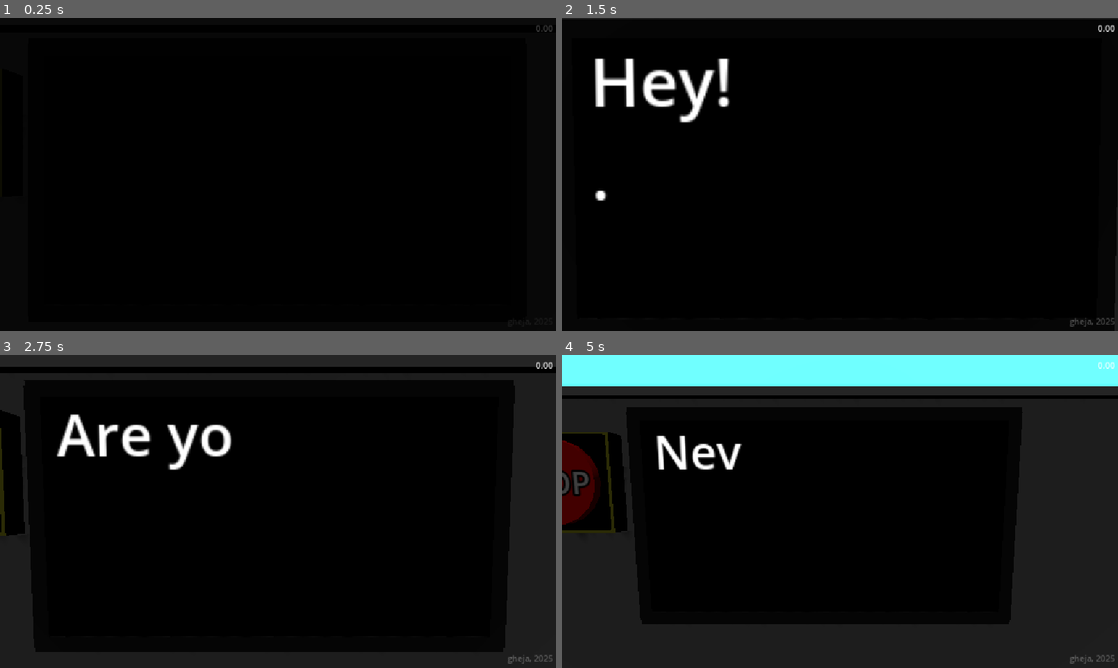
Above: before the commit, frames 1-4 (two rows, left to right).
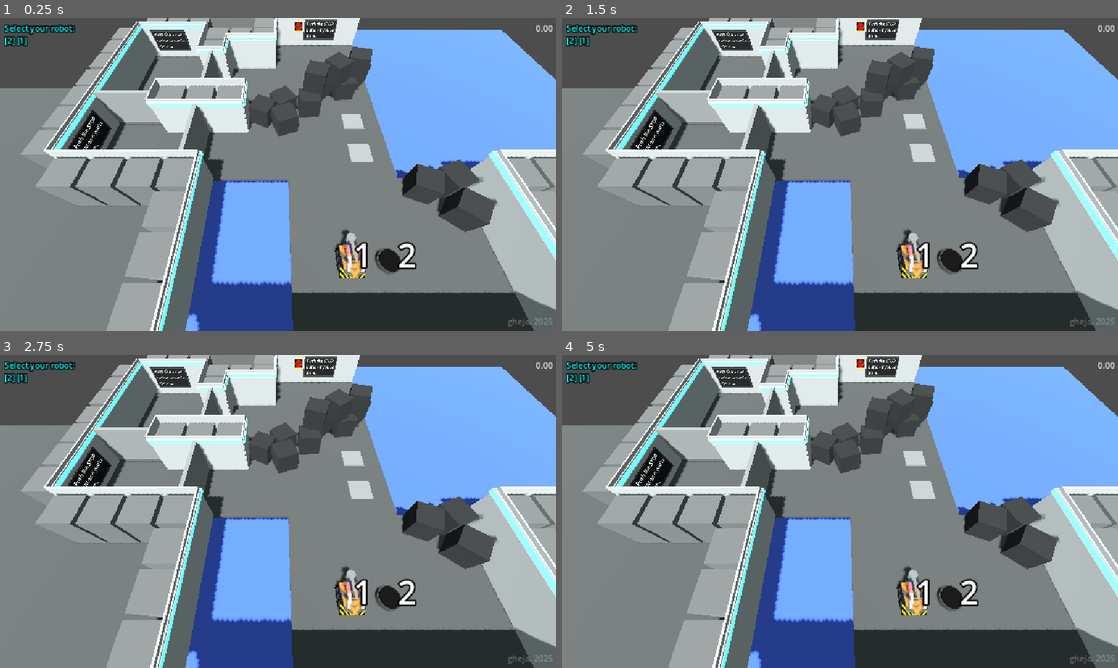
Above: after the commit, the same moments.

Repository: gheja/bot-loop
Game: Godot game, scene res://scenes/main_scene.tscn
The game is run twice, just before and just after one commit, with the same random seed, the same clock (stepped at 60 frames per second) and the same inputs.
Inputs (mouse positions are in pixels of both pictures, inside the frame that each line leads up to):
- Up to frame 1 (0.25 s): no input
- Up to frame 2 (1.5 s): tap Enter at 0.5 s; move the mouse to (962, 158) at 0.52 s; hold D (move_right) 0.53-1.28 s; tap E (action_primary) at 0.6, 1.35 s; move the mouse to (812, 174) at 1.27 s; hold W (move_up) from 1.28 s (still down)
- Up to frame 3 (2.75 s): keep holding W (move_up); move the mouse to (289, 505) at 2.02 s; tap E (action_primary) at 2.1 s
- Up to frame 4 (5 s): keep holding W (move_up); move the mouse to (834, 517) at 2.77 s; tap E (action_primary) at 2.85, 3.6, 4.35 s; move the mouse to (878, 514) at 3.52 s; move the mouse to (795, 508) at 4.27 s

The runs differ from the first frame. In frame 1, 99% of the frame differs, in the area x 0-100%, y 0-100%; in frame 2, 99%; in frame 3, 96%; in frame 4, 94%.

Commit message:
Added level 5

Diff:
--- /dev/null
+++ b/src/scenes/level_5.tscn
@@ -0,0 +1,261 @@
+[gd_scene load_steps=17 format=3 uid="uid://db6uxpun5wt7i"]
+
+[ext_resource type="PackedScene" uid="uid://cpmkcymc6dshv" path="res://scenes/level_base.tscn" id="1_jwrea"]
+[ext_resource type="PackedScene" uid="uid://cdv8qqvqawyeh" path="res://objects/object_floor.tscn" id="2_ls1u8"]
+[ext_resource type="PackedScene" uid="uid://b0j66nromh6k6" path="res://objects/object_water.tscn" id="3_i670b"]
+[ext_resource type="PackedScene" uid="uid://2l7r5ndv1t6j" path="res://objects/object_wall_corner.tscn" id="4_csif5"]
+[ext_resource type="PackedScene" uid="uid://cyh8e8m3vwrml" path="res://objects/object_wall.tscn" id="5_vds1t"]
+[ext_resource type="PackedScene" uid="uid://dnnjjb6md5gvt" path="res://objects/object_stop_button.tscn" id="6_5bvhu"]
+[ext_resource type="PackedScene" uid="uid://b82gg0yds1jf3" path="res://objects/object_display.tscn" id="7_ishhe"]
+[ext_resource type="PackedScene" uid="uid://3wl85awysc5m" path="res://objects/object_interactive_button.tscn" id="8_gnwwf"]
+[ext_resource type="PackedScene" uid="uid://tnxcmgvwwnw7" path="res://objects/object_door.tscn" id="9_vorqn"]
+[ext_resource type="PackedScene" uid="uid://b7uql7ksjs0rd" path="res://objects/object_box.tscn" id="10_5kbkd"]
+[ext_resource type="PackedScene" uid="uid://cxs1llio4hg3y" path="res://objects/object_block.tscn" id="11_u1mn7"]
+[ext_resource type="PackedScene" uid="uid://fbuqkwk1smo1" path="res://objects/player_character_roomba.tscn" id="13_mnrma"]
+[ext_resource type="PackedScene" uid="uid://vtcyr4a4c47f" path="res://objects/player_character_bot_hammer.tscn" id="14_j5pwc"]
+[ext_resource type="PackedScene" uid="uid://cuexic5juyqd2" path="res://objects/object_wall_triple.tscn" id="15_ls1u8"]
+[ext_resource type="PackedScene" uid="uid://b37h2avn4etba" path="res://objects/object_block_ramp.tscn" id="15_nrec3"]
+[ext_resource type="PackedScene" uid="uid://slrmkmjxe0mo" path="res://objects/object_wall_double.tscn" id="16_i670b"]
+
+[node name="Level5" type="Node3D"]
+
+[node name="LevelBase" parent="." instance=ExtResource("1_jwrea")]
+transform = Transform3D(1.00179, 0, 0, 0, 1.00179, 0, 0, 0, 1.00179, 0, 0, 0)
+
+[node name="ObjectFloor" parent="LevelBase/LevelObjectContainer" index="0" instance=ExtResource("2_ls1u8")]
+transform = Transform3D(22.055, 0, 0, 0, 22.055, 0, 0, 0, 22.055, 14.9732, 0, 9.98213)
+
+[node name="ObjectFloor3" parent="LevelBase/LevelObjectContainer" index="1" instance=ExtResource("2_ls1u8")]
+transform = Transform3D(22.055, 0, 0, 0, 22.055, 0, 0, 0, 22.055, 2.71312e-05, 0, -11.9786)
+metadata/_edit_lock_ = true
+
+[node name="ObjectFloor2" parent="LevelBase/LevelObjectContainer" index="2" instance=ExtResource("2_ls1u8")]
+transform = Transform3D(22.055, 0, 0, 0, 22.055, 0, 0, 0, 22.055, -12.9768, 0, 0.998213)
+
+[node name="ObjectWater" parent="LevelBase/LevelObjectContainer" index="3" instance=ExtResource("3_i670b")]
+transform = Transform3D(22, 0, 0, 0, 22, 0, 0, 0, 22, 6.51816, -0.998213, 0.616546)
+
+[node name="ObjectWater2" parent="LevelBase/LevelObjectContainer" index="4" instance=ExtResource("3_i670b")]
+transform = Transform3D(22, 0, 0, 0, 22, 0, 0, 0, 22, 19.4949, -0.998213, -11.362)
+
+[node name="ObjectWallCorner2" parent="LevelBase/LevelObjectContainer" index="5" instance=ExtResource("4_csif5")]
+transform = Transform3D(-4.37114e-08, 0, 0.999999, 0, 0.999999, 0, -0.999999, 0, -4.37114e-08, -1.99642, 0, -0.0035709)
+
+[node name="ObjectWallCorner7" parent="LevelBase/LevelObjectContainer" index="6" instance=ExtResource("4_csif5")]
+transform = Transform3D(1, 0, -2.12782e-14, 0, 1, 0, 2.12782e-14, 0, 1, 1.99643, 0, -13.9786)
+
+[node name="ObjectWallCorner5" parent="LevelBase/LevelObjectContainer" index="7" instance=ExtResource("4_csif5")]
+transform = Transform3D(-1, 0, 8.74228e-08, 0, 1, 0, -8.74228e-08, 0, -1, 15.9714, 0, 0)
+
+[node name="ObjectWall2" parent="LevelBase/LevelObjectContainer" index="8" instance=ExtResource("5_vds1t")]
+transform = Transform3D(1.31134e-07, 0, 0.999999, 0, 0.999999, 0, -0.999999, 0, 1.31134e-07, -9.98571, 0, -3.99285)
+
+[node name="ObjectWall3" parent="LevelBase/LevelObjectContainer" index="9" instance=ExtResource("5_vds1t")]
+transform = Transform3D(1.31134e-07, 0, 0.999999, 0, 0.999999, 0, -0.999999, 0, 1.31134e-07, -9.98571, 0, -5.98928)
+
+[node name="ObjectWall5" parent="LevelBase/LevelObjectContainer" index="10" instance=ExtResource("5_vds1t")]
+transform = Transform3D(1.31134e-07, 0, 0.999999, 0, 0.999999, 0, -0.999999, 0, 1.31134e-07, -9.98571, 0, -7.9857)
+
+[node name="ObjectWall6" parent="LevelBase/LevelObjectContainer" index="11" instance=ExtResource("5_vds1t")]
+transform = Transform3D(1.31134e-07, 0, 0.999999, 0, 0.999999, 0, -0.999999, 0, 1.31134e-07, -9.98571, 0, -9.98213)
+
+[node name="ObjectWall7" parent="LevelBase/LevelObjectContainer" index="12" instance=ExtResource("5_vds1t")]
+transform = Transform3D(1.31134e-07, 0, 0.999998, 0, 0.999998, 0, -0.999998, 0, 1.31134e-07, -9.98571, 0, -11.9786)
+
+[node name="ObjectWall8" parent="LevelBase/LevelObjectContainer" index="13" instance=ExtResource("5_vds1t")]
+transform = Transform3D(1.31134e-07, 0, 0.999998, 0, 0.999998, 0, -0.999998, 0, 1.31134e-07, -9.9857, 0, -13.975)
+
+[node name="ObjectWall9" parent="LevelBase/LevelObjectContainer" index="14" instance=ExtResource("5_vds1t")]
+transform = Transform3D(1.31134e-07, 0, 0.999998, 0, 0.999998, 0, -0.999998, 0, 1.31134e-07, 1.99285, 0, -15.9714)
+
+[node name="ObjectWall14" parent="LevelBase/LevelObjectContainer" index="15" instance=ExtResource("5_vds1t")]
+transform = Transform3D(0.999999, 0, -1.18996e-07, 0, 0.999998, 0, 1.18996e-07, 0, 0.999999, -0.00357298, 0, -13.975)
+
+[node name="ObjectWall29" parent="LevelBase/LevelObjectContainer" index="16" instance=ExtResource("5_vds1t")]
+transform = Transform3D(-1.62707e-07, 0, -0.999998, 0, 0.999997, 0, 0.999998, 0, -1.62707e-07, -2, 0, -13.975)
+
+[node name="ObjectWall30" parent="LevelBase/LevelObjectContainer" index="17" instance=ExtResource("5_vds1t")]
+transform = Transform3D(0.999998, 0, -1.18996e-07, 0, 0.999997, 0, 1.18996e-07, 0, 0.999998, -3.99643, 0, -15.9714)
+
+[node name="ObjectWall31" parent="LevelBase/LevelObjectContainer" index="18" instance=ExtResource("5_vds1t")]
+transform = Transform3D(0.999998, 0, -1.18996e-07, 0, 0.999997, 0, 1.18996e-07, 0, 0.999998, -5.99285, 0, -15.9714)
+
+[node name="ObjectWall32" parent="LevelBase/LevelObjectContainer" index="19" instance=ExtResource("5_vds1t")]
+transform = Transform3D(0.999998, 0, -1.18996e-07, 0, 0.999997, 0, 1.18996e-07, 0, 0.999998, -7.98928, 0, -15.9714)
+
+[node name="ObjectWall24" parent="LevelBase/LevelObjectContainer" index="20" instance=ExtResource("5_vds1t")]
+transform = Transform3D(0.999998, 0, -1.18996e-07, 0, 0.999998, 0, 1.18996e-07, 0, 0.999998, 3.98928, 0, -17.9678)
+
+[node name="ObjectWall39" parent="LevelBase/LevelObjectContainer" index="21" instance=ExtResource("5_vds1t")]
+transform = Transform3D(0.999997, 0, -1.18996e-07, 0, 0.999997, 0, 1.18996e-07, 0, 0.999997, 5.98571, 0, -17.9678)
+
+[node name="ObjectWall40" parent="LevelBase/LevelObjectContainer" index="22" instance=ExtResource("5_vds1t")]
+transform = Transform3D(0.999997, 0, -1.18996e-07, 0, 0.999997, 0, 1.18996e-07, 0, 0.999997, 7.98213, 0, -17.9678)
+
+[node name="ObjectWall25" parent="LevelBase/LevelObjectContainer" index="23" instance=ExtResource("5_vds1t")]
+transform = Transform3D(0.999998, 0, -1.18996e-07, 0, 0.999998, 0, 1.18996e-07, 0, 0.999998, 9.97856, 0, -17.9678)
+
+[node name="ObjectWall4" parent="LevelBase/LevelObjectContainer" index="24" instance=ExtResource("5_vds1t")]
+transform = Transform3D(-4.37114e-08, 0, 1, 0, 1, 0, -1, 0, -4.37114e-08, -9.98928, 0, -1.99643)
+
+[node name="ObjectWall10" parent="LevelBase/LevelObjectContainer" index="25" instance=ExtResource("5_vds1t")]
+transform = Transform3D(-4.37114e-08, 0, 1, 0, 1, 0, -1, 0, -4.37114e-08, -2.00357, 0, 1.99647)
+
+[node name="ObjectWall11" parent="LevelBase/LevelObjectContainer" index="26" instance=ExtResource("5_vds1t")]
+transform = Transform3D(-4.37114e-08, 0, 1, 0, 1, 0, -1, 0, -4.37114e-08, -2.00357, 0, 3.99287)
+
+[node name="ObjectWall12" parent="LevelBase/LevelObjectContainer" index="27" instance=ExtResource("5_vds1t")]
+transform = Transform3D(-4.37114e-08, 0, 0.999999, 0, 0.999999, 0, -0.999999, 0, -4.37114e-08, -2.00357, 0, 5.98927)
+
+[node name="ObjectWall16" parent="LevelBase/LevelObjectContainer" index="28" instance=ExtResource("5_vds1t")]
+transform = Transform3D(-0.999999, 0, -8.74227e-08, 0, 0.999999, 0, 8.74227e-08, 0, -0.999999, -0.0071437, 0, 7.9857)
+
+[node name="ObjectWall17" parent="LevelBase/LevelObjectContainer" index="29" instance=ExtResource("5_vds1t")]
+transform = Transform3D(-0.999999, 0, -8.74227e-08, 0, 0.999999, 0, 8.74227e-08, 0, -0.999999, 17.9607, 0, -7.19927e-06)
+
+[node name="ObjectWall36" parent="LevelBase/LevelObjectContainer" index="30" instance=ExtResource("5_vds1t")]
+transform = Transform3D(-0.999999, 0, -8.74227e-08, 0, 0.999999, 0, 8.74227e-08, 0, -0.999999, 11.9714, 0, 7.9857)
+
+[node name="ObjectWall37" parent="LevelBase/LevelObjectContainer" index="31" instance=ExtResource("5_vds1t")]
+transform = Transform3D(-0.999999, 0, -8.74227e-08, 0, 0.999999, 0, 8.74227e-08, 0, -0.999999, 9.97495, 0, 7.9857)
+
+[node name="ObjectWall38" parent="LevelBase/LevelObjectContainer" index="32" instance=ExtResource("5_vds1t")]
+transform = Transform3D(-0.999998, 0, -8.74227e-08, 0, 0.999998, 0, 8.74227e-08, 0, -0.999998, 7.97852, 0, 7.9857)
+
+[node name="ObjectWall28" parent="LevelBase/LevelObjectContainer" index="33" instance=ExtResource("5_vds1t")]
+transform = Transform3D(-0.999999, 0, -8.74227e-08, 0, 0.999999, 0, 8.74227e-08, 0, -0.999999, 13.9678, 0, 7.9857)
+
+[node name="ObjectWall18" parent="LevelBase/LevelObjectContainer" index="34" instance=ExtResource("5_vds1t")]
+transform = Transform3D(-0.999999, 0, -8.74227e-08, 0, 0.999999, 0, 8.74227e-08, 0, -0.999999, 1.98928, 0, 7.9857)
+
+[node name="ObjectWall33" parent="LevelBase/LevelObjectContainer" index="35" instance=ExtResource("5_vds1t")]
+transform = Transform3D(-0.999999, 0, -8.74227e-08, 0, 0.999999, 0, 8.74227e-08, 0, -0.999999, -4, 0, -5.23584e-06)
+
+[node name="ObjectWall34" parent="LevelBase/LevelObjectContainer" index="36" instance=ExtResource("5_vds1t")]
+transform = Transform3D(-0.999999, 0, -8.74227e-08, 0, 0.999999, 0, 8.74227e-08, 0, -0.999999, -5.99642, 0, -5.23584e-06)
+
+[node name="ObjectWall35" parent="LevelBase/LevelObjectContainer" index="37" instance=ExtResource("5_vds1t")]
+transform = Transform3D(-0.999999, 0, -8.74227e-08, 0, 0.999999, 0, 8.74227e-08, 0, -0.999999, -7.99285, 0, -5.23584e-06)
+
+[node name="ObjectWall19" parent="LevelBase/LevelObjectContainer" index="38" instance=ExtResource("5_vds1t")]
+transform = Transform3D(-0.999999, 0, -8.74227e-08, 0, 0.999999, 0, 8.74227e-08, 0, -0.999999, 3.98571, 0, 7.9857)
+
+[node name="ObjectWall20" parent="LevelBase/LevelObjectContainer" index="39" instance=ExtResource("5_vds1t")]
+transform = Transform3D(-0.999998, 0, -8.74227e-08, 0, 0.999998, 0, 8.74227e-08, 0, -0.999998, 5.98213, 0, 7.9857)
+
+[node name="ObjectWall21" parent="LevelBase/LevelObjectContainer" index="40" instance=ExtResource("5_vds1t")]
+transform = Transform3D(1.31134e-07, 0, -0.999998, 0, 0.999998, 0, 0.999998, 0, 1.31134e-07, 15.9643, 0, 5.98927)
+
+[node name="ObjectWall22" parent="LevelBase/LevelObjectContainer" index="41" instance=ExtResource("5_vds1t")]
+transform = Transform3D(1.31134e-07, 0, -0.999998, 0, 0.999998, 0, 0.999998, 0, 1.31134e-07, 15.9643, 0, 3.99285)
+
+[node name="ObjectWall23" parent="LevelBase/LevelObjectContainer" index="42" instance=ExtResource("5_vds1t")]
+transform = Transform3D(1.31134e-07, 0, -0.999998, 0, 0.999998, 0, 0.999998, 0, 1.31134e-07, 15.9643, 0, 1.99642)
+
+[node name="ObjectDisplay" parent="LevelBase/LevelObjectContainer" index="43" instance=ExtResource("7_ishhe")]
+transform = Transform3D(-4.37113e-08, 0, 0.999998, 0, 0.999998, 0, -0.999998, 0, -4.37113e-08, -8.77441, 1.4565, -3.25078)
+
+[node name="ObjectStopButton2" parent="LevelBase/LevelObjectContainer" index="44" instance=ExtResource("6_5bvhu")]
+transform = Transform3D(0.999998, 0, 0, 0, 0.999998, 0, 0, 0, 0.999998, 5.2357, 1.75, -16.8534)
+
+[node name="ObjectDisplay3" parent="LevelBase/LevelObjectContainer" index="45" instance=ExtResource("7_ishhe")]
+transform = Transform3D(0.999998, 0, 0, 0, 0.999998, 0, 0, 0, 0.999998, 7.34081, 1.4565, -16.8617)
+
+[node name="ObjectDisplay2" parent="LevelBase/LevelObjectContainer" index="46" instance=ExtResource("7_ishhe")]
+transform = Transform3D(0.999998, 0, 1.06391e-14, 0, 0.999998, 0, -1.06391e-14, 0, 0.999998, -6.6927, 1.4565, -14.9155)
+
+[node name="ObjectInteractiveButton" parent="LevelBase/LevelObjectContainer" index="47" instance=ExtResource("8_gnwwf")]
+transform = Transform3D(0.999999, 0, 0, 0, 0.999999, 0, 0, 0, 0.999999, 8.98392, 0, -2.99464)
+
+[node name="ObjectInteractiveButton2" parent="LevelBase/LevelObjectContainer" index="48" instance=ExtResource("8_gnwwf")]
+transform = Transform3D(0.999999, 0, 0, 0, 0.999999, 0, 0, 0, 0.999999, 8.98392, 0, -5.98928)
+activation_group_id = 2
+
+[node name="ObjectDoor" parent="LevelBase/LevelObjectContainer" index="49" instance=ExtResource("9_vorqn")]
+transform = Transform3D(-4.37114e-08, 0, 0.999999, 0, 0.999999, 0, -0.999999, 0, -4.37114e-08, -1.99643, 0, -2.99464)
+
+[node name="ObjectDoor2" parent="LevelBase/LevelObjectContainer" index="50" instance=ExtResource("9_vorqn")]
+transform = Transform3D(-4.37114e-08, 0, 0.999999, 0, 0.999999, 0, -0.999999, 0, -4.37114e-08, -1.99643, 0, -8.98392)
+
+[node name="ObjectDoor3" parent="LevelBase/LevelObjectContainer" index="51" instance=ExtResource("9_vorqn")]
+transform = Transform3D(0.999998, 0, 6.38346e-14, 0, 0.999998, 0, -6.38346e-14, 0, 0.999998, -6.98749, 0, -5.98928)
+activation_group_id = 2
+
+[node name="ObjectBox" parent="LevelBase/LevelObjectContainer" index="52" instance=ExtResource("10_5kbkd")]
+transform = Transform3D(0.823641, 0, 0.567111, 0, 1, 0, -0.567111, 0, 0.823641, 3.63479, 0, -7.27557)
+
+[node name="ObjectBox4" parent="LevelBase/LevelObjectContainer" index="53" instance=ExtResource("10_5kbkd")]
+transform = Transform3D(0.99685, 0, 0.079312, 0, 1, 0, -0.079312, 0, 0.99685, 5.63122, 0, -7.27557)
+
+[node name="ObjectBox10" parent="LevelBase/LevelObjectContainer" index="54" instance=ExtResource("10_5kbkd")]
+transform = Transform3D(0.950683, 0, -0.310162, 0, 0.999999, 0, 0.310162, 0, 0.950683, 6.04948, 1.5, -8.18573)
+
+[node name="ObjectBox5" parent="LevelBase/LevelObjectContainer" index="55" instance=ExtResource("10_5kbkd")]
+transform = Transform3D(0.648797, 0, 0.760961, 0, 0.999999, 0, -0.760961, 0, 0.648797, 6.62943, 0, -9.27199)
+
+[node name="ObjectBox8" parent="LevelBase/LevelObjectContainer" index="56" instance=ExtResource("10_5kbkd")]
+transform = Transform3D(0.781835, 0, 0.623484, 0, 0.999999, 0, -0.623484, 0, 0.781835, 7.73638, 1.5, -9.12644)
+
+[node name="ObjectBox9" parent="LevelBase/LevelObjectContainer" index="57" instance=ExtResource("10_5kbkd")]
+transform = Transform3D(0.965098, 0, -0.261886, 0, 0.999998, 0, 0.261886, 0, 0.965098, 9.48978, 1.5, -10.03)
+
+[node name="ObjectBox6" parent="LevelBase/LevelObjectContainer" index="58" instance=ExtResource("10_5kbkd")]
+transform = Transform3D(0.996849, 0, 0.0793119, 0, 0.999999, 0, -0.0793119, 0, 0.996849, 8.62586, 0, -9.27199)
+
+[node name="ObjectBox7" parent="LevelBase/LevelObjectContainer" index="59" instance=ExtResource("10_5kbkd")]
+transform = Transform3D(0.760961, 0, -0.648797, 0, 0.999999, 0, 0.648797, 0, 0.760961, 10.0493, 0, -11.0611)
+
+[node name="ObjectBox2" parent="LevelBase/LevelObjectContainer" index="60" instance=ExtResource("10_5kbkd")]
+transform = Transform3D(0.936849, 0, 0.349733, 0, 0.999999, 0, -0.349733, 0, 0.936849, 3.74126, 0, -5.50551)
+
+[node name="ObjectBox11" parent="LevelBase/LevelObjectContainer" index="61" instance=ExtResource("10_5kbkd")]
+transform = Transform3D(0.936849, 0, 0.349733, 0, 0.999999, 0, -0.349733, 0, 0.936849, 13.7234, 0, -0.514443)
+
+[node name="ObjectBox12" parent="LevelBase/LevelObjectContainer" index="62" instance=ExtResource("10_5kbkd")]
+transform = Transform3D(0.92751, 0, -0.373797, 0, 0.999998, 0, 0.373797, 0, 0.92751, 11.9294, 0, -0.174182)
+
+[node name="ObjectBox13" parent="LevelBase/LevelObjectContainer" index="63" instance=ExtResource("10_5kbkd")]
+transform = Transform3D(0.784332, 0, -0.62034, 0, 0.999998, 0, 0.62034, 0, 0.784332, 13.7514, 0, 1.41165)
+
+[node name="ObjectBox3" parent="LevelBase/LevelObjectContainer" index="64" instance=ExtResource("10_5kbkd")]
+transform = Transform3D(0.899542, 0, -0.436833, 0, 0.999999, 0, 0.436833, 0, 0.899542, 2.1309, 0, -6.37057)
+
+[node name="ObjectBlock" parent="LevelBase/LevelObjectContainer" index="65" instance=ExtResource("11_u1mn7")]
+transform = Transform3D(1, 0, 0, 0, 1, 0, 0, 0, 1, -32.941, 0, 0.998213)
+
+[node name="ObjectBlock2" parent="LevelBase/LevelObjectContainer" index="66" instance=ExtResource("11_u1mn7")]
+transform = Transform3D(1, 0, 0, 0, 1, 0, 0, 0, 1, -32.941, 0, 2.99464)
+
+[node name="ObjectBlock3" parent="LevelBase/LevelObjectContainer" index="67" instance=ExtResource("11_u1mn7")]
+transform = Transform3D(0.999999, 0, 0, 0, 0.999999, 0, 0, 0, 0.999999, -32.941, 0, 4.99107)
+
+[node name="PlayerCharacterRoomba" parent="LevelBase/PlayerObjectContainer" index="0" instance=ExtResource("13_mnrma")]
+transform = Transform3D(0.999999, 0, 0, 0, 0.999999, 0, 0, 0, 0.999999, 8.98392, -2.37993e-07, 3.99285)
+player_index = 2
+
+[node name="PlayerCharacterBotHammer" parent="LevelBase/PlayerObjectContainer" index="1" instance=ExtResource("14_j5pwc")]
+transform = Transform3D(0.999999, 0, 0, 0, 0.999999, 0, 0, 0, 0.999999, 6.9875, 0.1, 3.99285)
+player_index = 1
+
+[node name="LevelCamera3D" parent="LevelBase" index="2"]
+transform = Transform3D(0.998213, 0, 0, 0, 0.502422, 0.862555, 0, -0.862555, 0.502422, 3.27383, 11.5762, 5.47142)
+
+[node name="ObjectBlockRamp" parent="LevelBase" instance=ExtResource("15_nrec3")]
+transform = Transform3D(1, 0, 0, 0, 1, 0, 0, 0, 1, -32.941, 0, 0.998213)
+
+[node name="ObjectBlockRamp2" parent="LevelBase" instance=ExtResource("15_nrec3")]
+transform = Transform3D(-0.999999, 0, 8.74227e-08, 0, 0.999999, 0, -8.74227e-08, 0, -0.999999, -32.941, 0, 4.99106)
+
+[node name="ObjectWallTriple" parent="." instance=ExtResource("15_ls1u8")]
+transform = Transform3D(-1, 0, -8.74228e-08, 0, 1, 0, 8.74228e-08, 0, -1, 0, 0, -6)
+
+[node name="ObjectWallTriple3" parent="." instance=ExtResource("15_ls1u8")]
+transform = Transform3D(-4.37114e-08, 0, 1, 0, 1, 0, -1, 0, -4.37114e-08, -2, 0, -12)
+
+[node name="ObjectWallTriple2" parent="." instance=ExtResource("15_ls1u8")]
+transform = Transform3D(1, 0, 1.74846e-07, 0, 1, 0, -1.74846e-07, 0, 1, -4, 0, -6)
+
+[node name="ObjectWallDouble" parent="." instance=ExtResource("16_i670b")]
+transform = Transform3D(1, 0, 0, 0, 1, 0, 0, 0, 1, -2, 0, -6)
+
+[editable path="LevelBase"]
--- a/src/scenes/main_scene.tscn
+++ b/src/scenes/main_scene.tscn
@@ -1,7 +1,8 @@
-[gd_scene load_steps=13 format=3 uid="uid://bie2uwadt7uwm"]
+[gd_scene load_steps=14 format=3 uid="uid://bie2uwadt7uwm"]
 
 [ext_resource type="Script" uid="uid://c1wsatcoqlr2u" path="res://scenes/main_scene.gd" id="1_7ykc4"]
 [ext_resource type="PackedScene" uid="uid://dqfv168hkiq2f" path="res://scenes/main_interface.tscn" id="1_w2twt"]
+[ext_resource type="PackedScene" uid="uid://db6uxpun5wt7i" path="res://scenes/level_5.tscn" id="2_c1pb6"]
 [ext_resource type="PackedScene" uid="uid://3i8l652qpa3j" path="res://scenes/level_4.tscn" id="2_c16ls"]
 [ext_resource type="PackedScene" uid="uid://d1lxwl3px8p3p" path="res://scenes/level_2.tscn" id="2_gubc5"]
 [ext_resource type="PackedScene" uid="uid://drge1m7dfhyam" path="res://scenes/level_3.tscn" id="2_rt2n2"]
@@ -146,7 +147,7 @@
 
 [node name="MainScene" type="Node3D"]
 script = ExtResource("1_7ykc4")
-level_list = Array[PackedScene]([ExtResource("3_7ykc4"), ExtResource("2_gubc5"), ExtResource("2_rt2n2"), ExtResource("2_c16ls"), ExtResource("3_pu3yx")])
+level_list = Array[PackedScene]([ExtResource("2_c1pb6"), ExtResource("3_7ykc4"), ExtResource("2_gubc5"), ExtResource("2_rt2n2"), ExtResource("2_c16ls"), ExtResource("3_pu3yx")])
 
 [node name="WorldEnvironment" type="WorldEnvironment" parent="."]
 environment = SubResource("Environment_w2twt")
